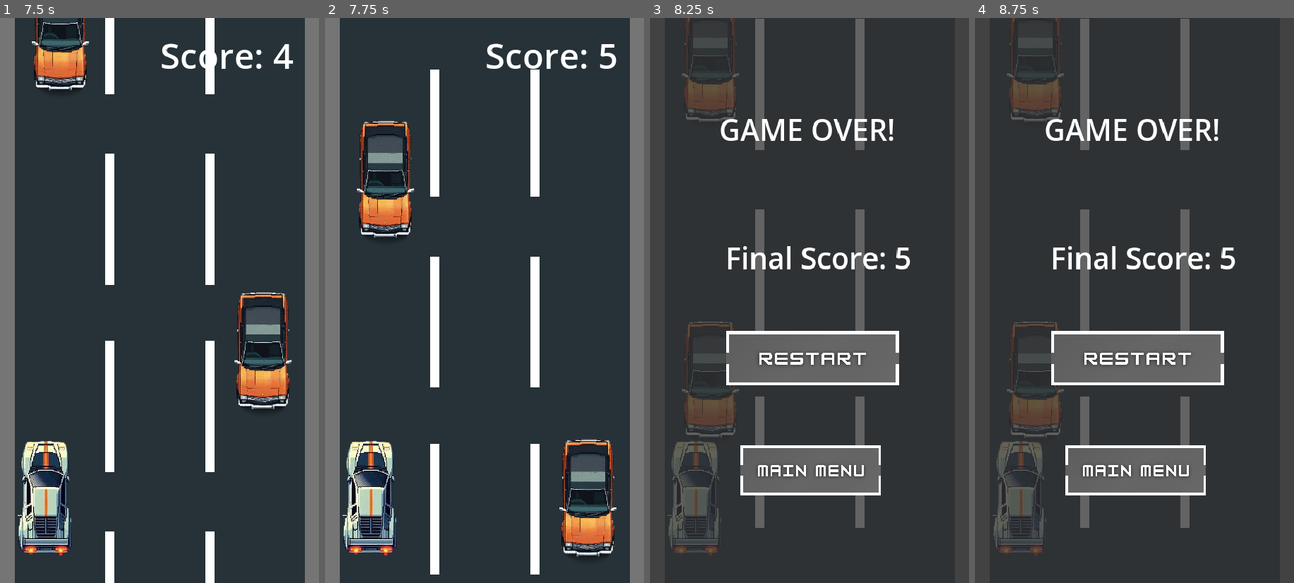
Above: before the commit, frames 1-4 (left to right).
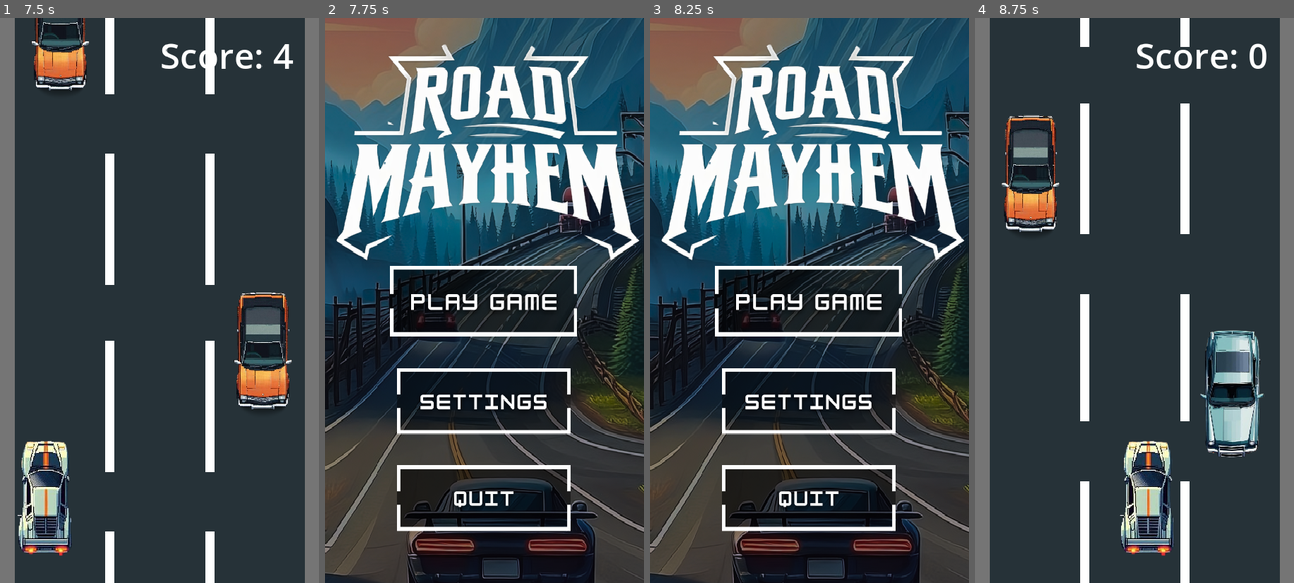
Above: after the commit, the same moments.

Repository: schadha2w/RoadMayhem
Game: Godot game, scene res://Scene/menu.tscn
The game is run twice, just before and just after one commit, with the same random seed, the same clock (stepped at 60 frames per second) and the same inputs. Sound files missing from this copy of the repository are replaced by a short silence.
Inputs (mouse positions are in pixels of both pictures, inside the frame that each line leads up to):
- Up to frame 1 (7.5 s): click (159, 300) at 0.5 s; hold Right (ui_right) 1.28-2 s; hold P (play, bound only after the commit) 1.28-2 s; click (162, 357) at 2 s; hold Left (ui_left) 2.78-3.5 s; tap P (play, bound only after the commit) at 2.85, 5.85, 7.35 s; click (162, 357) at 3.5 s; hold Right (ui_right) 4.28-5 s; hold P (play, bound only after the commit) 4.28-5 s; click (162, 357) at 5 s; hold Up (ui_up) 5.78-6.53 s; hold P (play, bound only after the commit) 6.53-7.28 s; hold Left (ui_left) from 6.53 s (still down); tap M (menu, bound only after the commit) at 7.15 s
- Up to frame 2 (7.75 s): keep holding Left (ui_left)
- Up to frame 3 (8.25 s): tap R (restart, bound only after the commit) at 7.9 s; release Left (ui_left) at 8 s; click (809, 300) at 8.02 s
- Up to frame 4 (8.75 s): no input

Frame 1 is identical in both runs. In frame 2, 81% of the frame differs, in the area x 0-100%, y 0-100%; in frame 3, 82%; in frame 4, 36%.

Commit message:
more inputs

Diff:
--- a/Scripts/main.gd
+++ b/Scripts/main.gd
@@ -17,7 +17,13 @@
 	mainmenu_button.connect("pressed", Callable(self, "_on_main_menu_button_pressed"))
 	button_sound_player.connect("finished", Callable(self, "_on_sound_finished"))
 
+func _physics_process(delta: float) -> void:
 
+	if Input.is_action_pressed("restart"):
+		_on_restart_button_pressed()
+
+	elif Input.is_action_pressed("menu"):
+		_on_main_menu_button_pressed()
 
 
 func _on_area_entered(area: Area2D) -> void:
--- a/Scripts/menu.gd
+++ b/Scripts/menu.gd
@@ -19,6 +19,17 @@
 
 
 	button_sound_player.connect("finished", Callable(self, "_on_sound_finished"))
+
+func _physics_process(delta: float) -> void:
+
+	if Input.is_action_pressed("play"):
+		_on_play_button_pressed()
+
+	elif Input.is_action_pressed("settings"):
+		_on_settings_button_pressed()
+
+	elif Input.is_action_pressed("quit"):
+		_on_exit_button_pressed()
 
 func _on_play_button_pressed() -> void:
 	_play_button_sound()
--- a/project.godot
+++ b/project.godot
@@ -21,6 +21,65 @@
 window/size/viewport_height=960
 window/stretch/mode="canvas_items"
 
+[input]
+
+ui_left={
+"deadzone": 0.5,
+"events": [Object(InputEventKey,"resource_local_to_scene":false,"resource_name":"","device":0,"window_id":0,"alt_pressed":false,"shift_pressed":false,"ctrl_pressed":false,"meta_pressed":false,"pressed":false,"keycode":4194319,"physical_keycode":0,"key_label":0,"unicode":0,"location":0,"echo":false,"script":null)
+, Object(InputEventJoypadButton,"resource_local_to_scene":false,"resource_name":"","device":0,"button_index":13,"pressure":0.0,"pressed":false,"script":null)
+, Object(InputEventJoypadMotion,"resource_local_to_scene":false,"resource_name":"","device":0,"axis":0,"axis_value":-1.0,"script":null)
+, Object(InputEventKey,"resource_local_to_scene":false,"resource_name":"","device":0,"window_id":0,"alt_pressed":false,"shift_pressed":false,"ctrl_pressed":false,"meta_pressed":false,"pressed":false,"keycode":0,"physical_keycode":65,"key_label":0,"unicode":0,"location":0,"echo":false,"script":null)
+]
+}
+ui_right={
+"deadzone": 0.5,
+"events": [Object(InputEventKey,"resource_local_to_scene":false,"resource_name":"","device":0,"window_id":0,"alt_pressed":false,"shift_pressed":false,"ctrl_pressed":false,"meta_pressed":false,"pressed":false,"keycode":4194321,"physical_keycode":0,"key_label":0,"unicode":0,"location":0,"echo":false,"script":null)
+, Object(InputEventJoypadButton,"resource_local_to_scene":false,"resource_name":"","device":0,"button_index":14,"pressure":0.0,"pressed":false,"script":null)
+, Object(InputEventJoypadMotion,"resource_local_to_scene":false,"resource_name":"","device":0,"axis":0,"axis_value":1.0,"script":null)
+, Object(InputEventKey,"resource_local_to_scene":false,"resource_name":"","device":-1,"window_id":0,"alt_pressed":false,"shift_pressed":false,"ctrl_pressed":false,"meta_pressed":false,"pressed":false,"keycode":0,"physical_keycode":68,"key_label":0,"unicode":100,"location":0,"echo":false,"script":null)
+]
+}
+ui_up={
+"deadzone": 0.5,
+"events": [Object(InputEventKey,"resource_local_to_scene":false,"resource_name":"","device":0,"window_id":0,"alt_pressed":false,"shift_pressed":false,"ctrl_pressed":false,"meta_pressed":false,"pressed":false,"keycode":4194320,"physical_keycode":0,"key_label":0,"unicode":0,"location":0,"echo":false,"script":null)
+, Object(InputEventJoypadButton,"resource_local_to_scene":false,"resource_name":"","device":0,"button_index":11,"pressure":0.0,"pressed":false,"script":null)
+, Object(InputEventJoypadMotion,"resource_local_to_scene":false,"resource_name":"","device":0,"axis":1,"axis_value":-1.0,"script":null)
+, Object(InputEventKey,"resource_local_to_scene":false,"resource_name":"","device":-1,"window_id":0,"alt_pressed":false,"shift_pressed":false,"ctrl_pressed":false,"meta_pressed":false,"pressed":false,"keycode":0,"physical_keycode":87,"key_label":0,"unicode":119,"location":0,"echo":false,"script":null)
+]
+}
+ui_down={
+"deadzone": 0.5,
+"events": [Object(InputEventKey,"resource_local_to_scene":false,"resource_name":"","device":0,"window_id":0,"alt_pressed":false,"shift_pressed":false,"ctrl_pressed":false,"meta_pressed":false,"pressed":false,"keycode":4194322,"physical_keycode":0,"key_label":0,"unicode":0,"location":0,"echo":false,"script":null)
+, Object(InputEventJoypadButton,"resource_local_to_scene":false,"resource_name":"","device":0,"button_index":12,"pressure":0.0,"pressed":false,"script":null)
+, Object(InputEventJoypadMotion,"resource_local_to_scene":false,"resource_name":"","device":0,"axis":1,"axis_value":1.0,"script":null)
+]
+}
+play={
+"deadzone": 0.5,
+"events": [Object(InputEventKey,"resource_local_to_scene":false,"resource_name":"","device":-1,"window_id":0,"alt_pressed":false,"shift_pressed":false,"ctrl_pressed":false,"meta_pressed":false,"pressed":false,"keycode":0,"physical_keycode":80,"key_label":0,"unicode":112,"location":0,"echo":false,"script":null)
+]
+}
+settings={
+"deadzone": 0.5,
+"events": [Object(InputEventKey,"resource_local_to_scene":false,"resource_name":"","device":-1,"window_id":0,"alt_pressed":false,"shift_pressed":false,"ctrl_pressed":false,"meta_pressed":false,"pressed":false,"keycode":0,"physical_keycode":83,"key_label":0,"unicode":115,"location":0,"echo":false,"script":null)
+]
+}
+menu={
+"deadzone": 0.5,
+"events": [Object(InputEventKey,"resource_local_to_scene":false,"resource_name":"","device":-1,"window_id":0,"alt_pressed":false,"shift_pressed":false,"ctrl_pressed":false,"meta_pressed":false,"pressed":false,"keycode":0,"physical_keycode":77,"key_label":0,"unicode":109,"location":0,"echo":false,"script":null)
+]
+}
+restart={
+"deadzone": 0.5,
+"events": [Object(InputEventKey,"resource_local_to_scene":false,"resource_name":"","device":-1,"window_id":0,"alt_pressed":false,"shift_pressed":false,"ctrl_pressed":false,"meta_pressed":false,"pressed":false,"keycode":0,"physical_keycode":82,"key_label":0,"unicode":114,"location":0,"echo":false,"script":null)
+]
+}
+quit={
+"deadzone": 0.5,
+"events": [Object(InputEventKey,"resource_local_to_scene":false,"resource_name":"","device":-1,"window_id":0,"alt_pressed":false,"shift_pressed":false,"ctrl_pressed":false,"meta_pressed":false,"pressed":false,"keycode":0,"physical_keycode":81,"key_label":0,"unicode":113,"location":0,"echo":false,"script":null)
+]
+}
+
 [rendering]
 
 textures/canvas_textures/default_texture_filter=0
